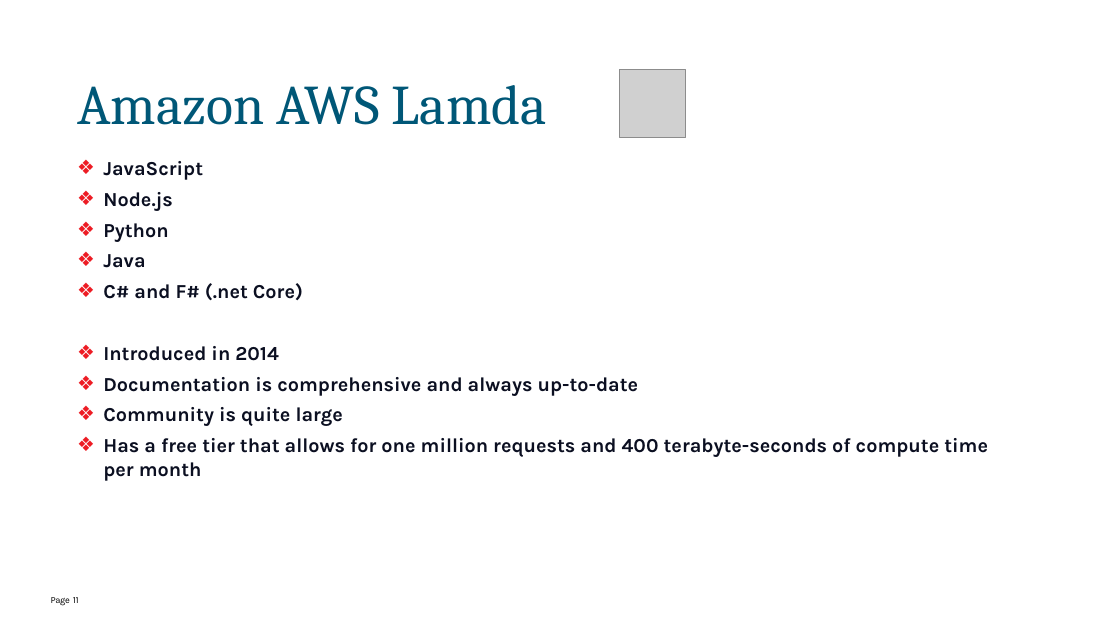
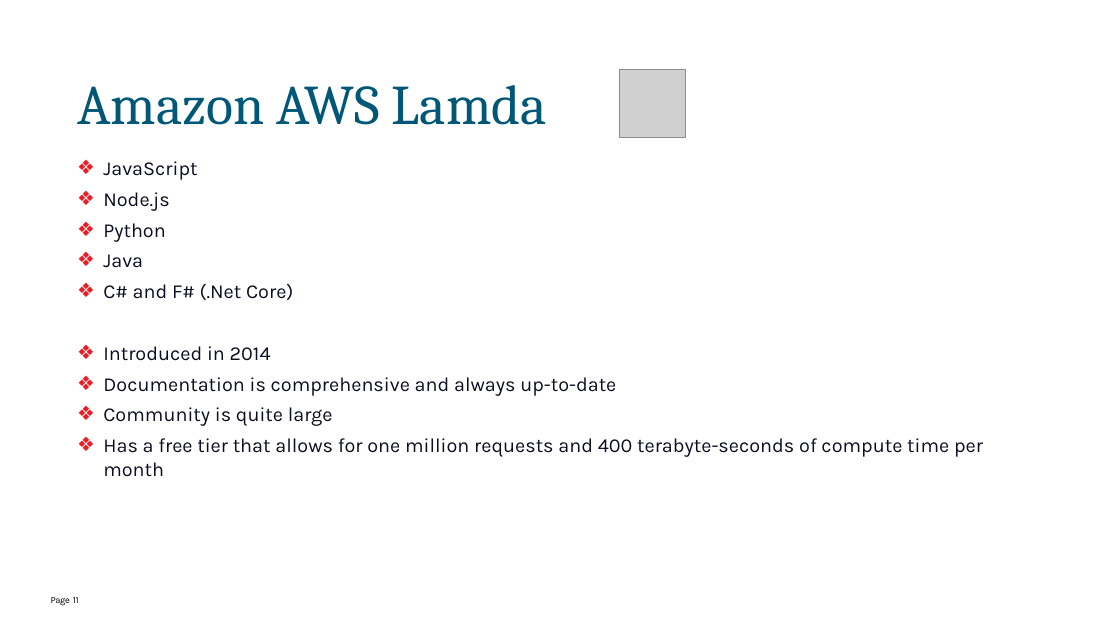
Before and after one commit to mehdikhaleghian/StudyNotes, a slide deck: slide 11 of Azure Functions.pptx. Drawn at 1120x630 pixels with LibreOffice and Linux fonts; fonts in the diff are those of the drawing; grey boxes stand for pictures; background and template pictures are left out. Boxes give left, top, right and bottom in pixels: in the first picture for what was removed or moved away, otherwise in the second. Text is boxed around its words. In the diff, an @@ line names an element or a change of style, - is before the commit and + after.

```diff
--- a/Azure Functions.pptx
+++ b/Azure Functions.pptx
@@ text at (103,161,983,477): bold off @@
@@ text at (103,284,293,300): text changed; bold off @@
-❖ C# and F# (.net Core)
+❖ C# and F# (.Net Core)
```
Also in this commit, not shown: 6 other slides changed, 4 slides added, 10 slides removed, 4 other files.
